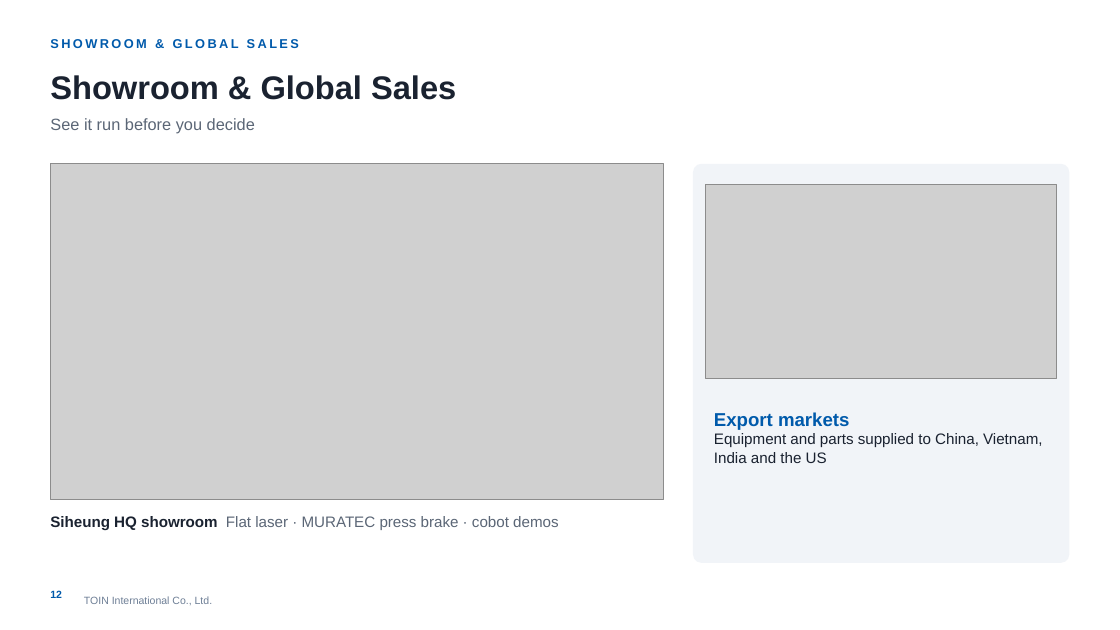
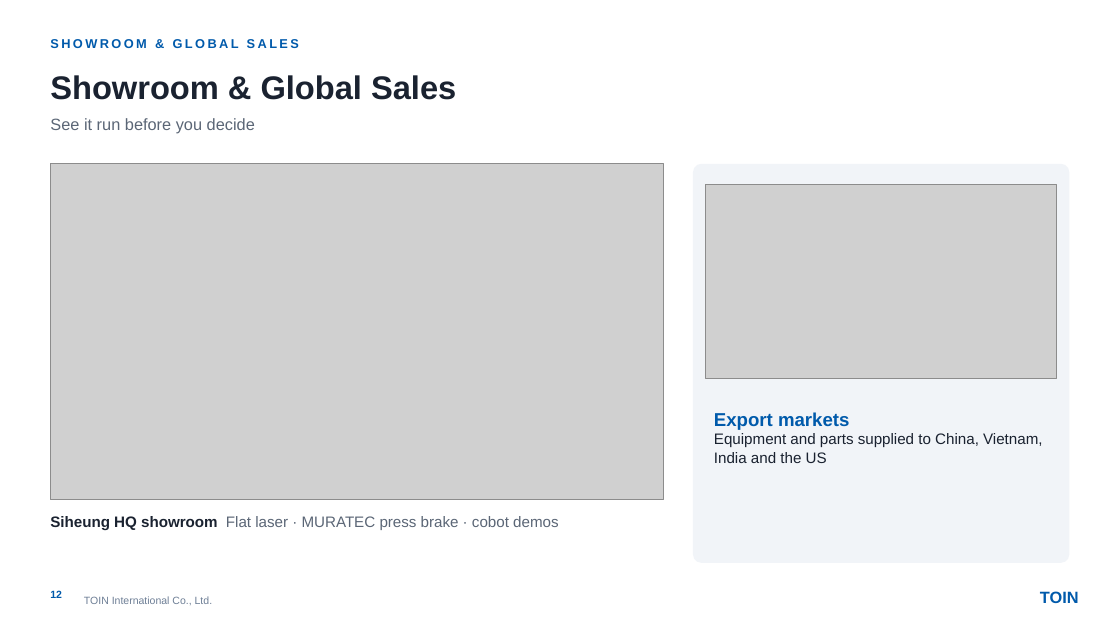
Before and after one commit to zeaus81/search, a slide deck: slide 12 of company_profile_2027/TOIN_Company_Profile_2027_EN.pptx. Drawn at 1120x630 pixels with LibreOffice and Linux fonts; fonts in the diff are those of the drawing; grey boxes stand for pictures; background and template pictures are left out. Boxes give left, top, right and bottom in pixels: in the first picture for what was removed or moved away, otherwise in the second. Text is boxed around its words. In the diff, an @@ line names an element or a change of style, - is before the commit and + after.

```diff
--- a/company_profile_2027/TOIN_Company_Profile_2027_EN.pptx
+++ b/company_profile_2027/TOIN_Company_Profile_2027_EN.pptx
@@ text added at (x1=1040, y1=591, x2=1079, y2=603), 14 pt, text #005AAB, bold @@
+TOIN
```
Also in this commit, not shown: 19 other slides changed, 1 other file.
